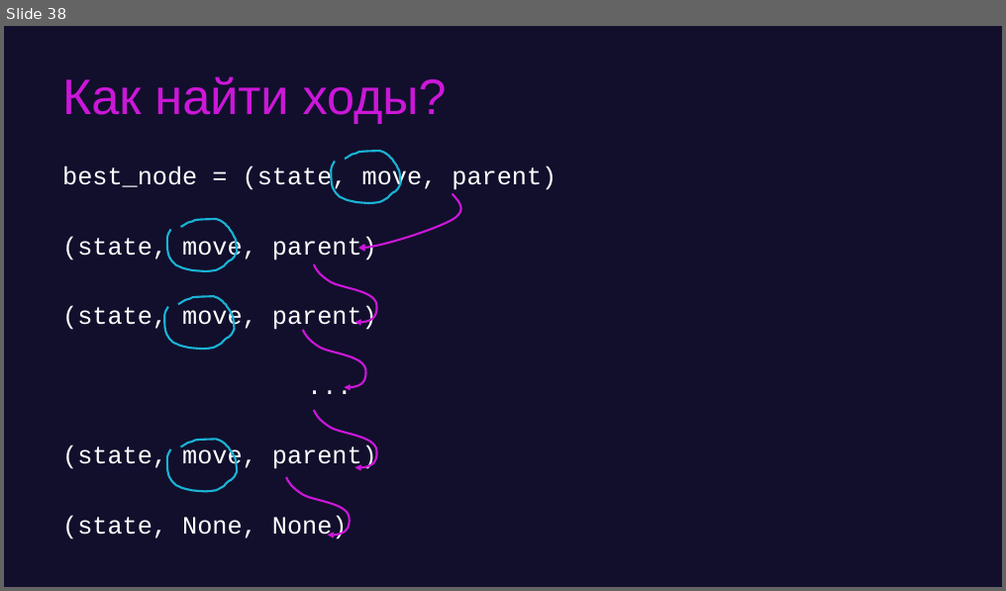
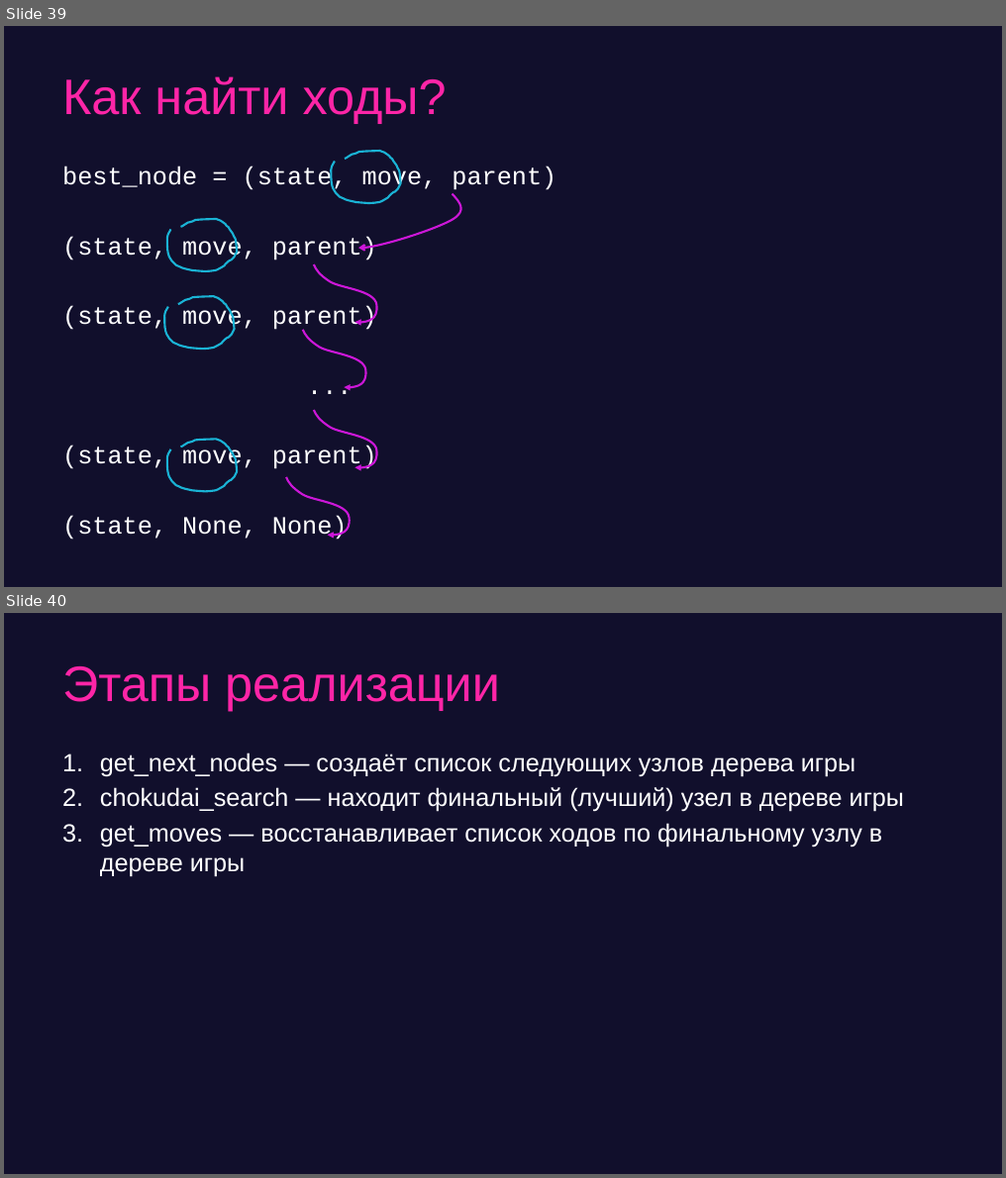
Before and after one commit to game-ai-course/game-ai-school, a slide deck: slides/online_4dx1.5h/day3-beam.pptx. Shown one above the other, each under a label of ours: slide 38 before the commit, slides 39 and 40 after it. The pictures are 1006x591 and 1006x1178 pixels, drawn with LibreOffice and Linux fonts; fonts in the diff are those of the drawing. Boxes give left, top, right and bottom in pixels: in the first picture for what was removed or moved away, otherwise in the second. Text is boxed around its words. In the diff, an @@ line names an element or a change of style, - is before the commit and + after.

```diff
--- a/slides/online_4dx1.5h/day3-beam.pptx
+++ b/slides/online_4dx1.5h/day3-beam.pptx
@@ slide 40 added at <box>4,613,1002,1174</box>, background #110F2C @@
@@ title added at <box>62,666,500,711</box>, 48 pt, text #FE25A7 @@
+Этапы реализации
@@ text added at <box>100,753,904,877</box>, 24 pt, text #FFFFFF @@
+1. get_next_nodes — создаёт список следующих узлов дерева игры
+2. chokudai_search — находит финальный (лучший) узел в дереве игры
+3. get_moves — восстанавливает список ходов по финальному узлу в дереве игры
@@ what was slide 38 is now slide 39 @@
@@ slide 39 changed as well @@
@@ title "Как найти ходы?" at <box>62,76,447,124</box>: text colour #CC17D8 to #FE25A7 @@
```
Also in this commit, not shown: 37 other slides changed, 2 other slides added, 1 slide removed, 12 other files.
